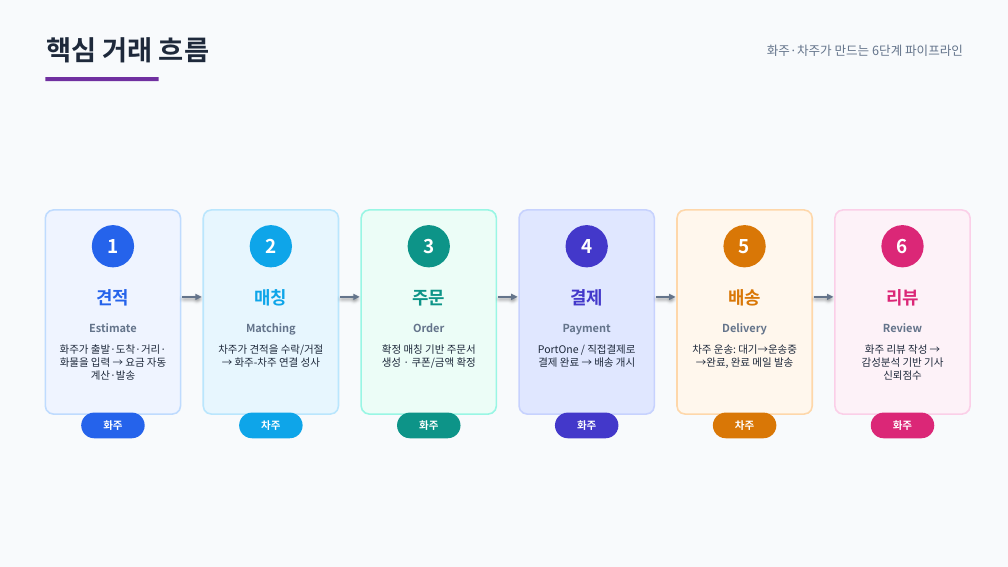
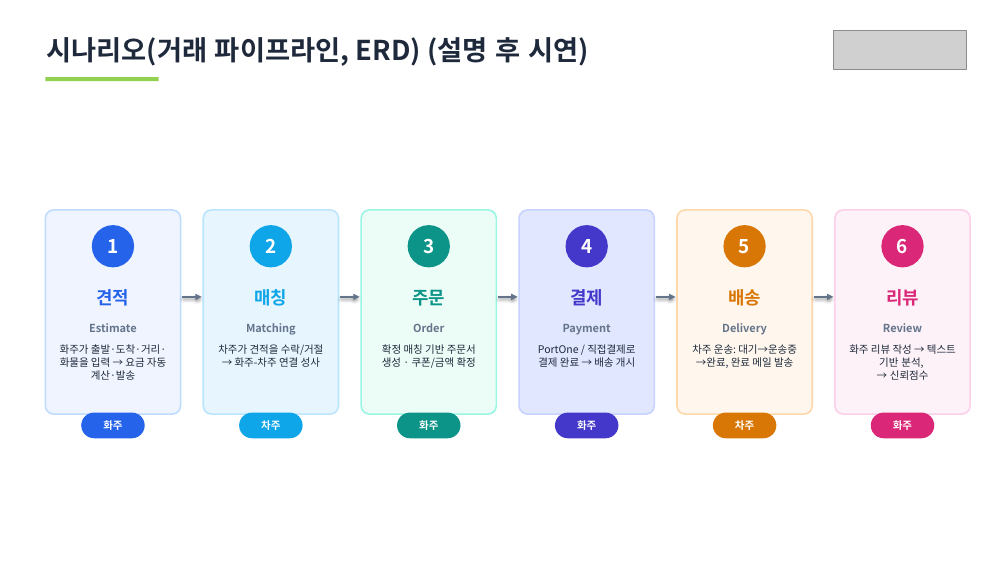
Before and after one commit to cjc0623/Real_Pro, a slide deck: slide 7 of FirstRoad.pptx (slide 5 before the commit). Drawn at 1008x567 pixels with LibreOffice and Linux fonts; fonts in the diff are those of the drawing; grey boxes stand for pictures. Boxes give left, top, right and bottom in pixels: in the first picture for what was removed or moved away, otherwise in the second. Text is boxed around its words. In the diff, an @@ line names an element or a change of style, - is before the commit and + after.

```diff
--- a/FirstRoad.pptx
+++ b/FirstRoad.pptx
@@ rectangle removed at [0, 0, 1008, 567] @@
@@ text at [46, 37, 589, 66]: text changed @@
-핵심 거래 흐름
+시나리오(거래 파이프라인, ERD) (설명 후 시연)
@@ text removed at [767, 44, 963, 56] @@
-화주·차주가 만드는 6단계 파이프라인
@@ picture added at [834, 30, 966, 70] @@
@@ rectangle at [45, 77, 159, 82]: fill #7030A0 to #92D050 @@
@@ text at [849, 344, 956, 380]: text changed @@
-화주 리뷰 작성 → 감성분석 기반 기사 신뢰점수
+화주 리뷰 작성 → 텍스트 기반 분석,
+→ 신뢰점수
```
Also in this commit, not shown: 4 other slides changed, 8 slides added, 3 slides removed, 26 other files.
